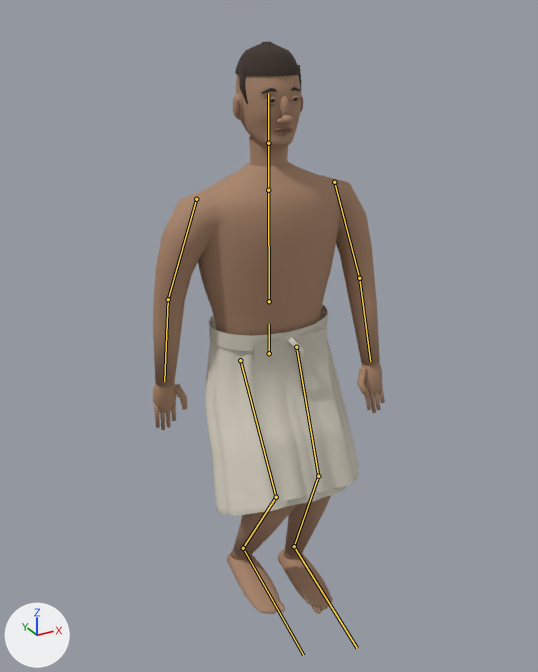
The glTF model public/models/egypt-grain-worker.glb: old version first, new version second.
Camera for both pictures: a camera (50 mm lens) standing at (-0.933, -1.694, 1.734) and looking at (0.003, 0.008, 0.883). Lighting does not change. The marker at lower left points along +X, +Y and +Z. The first picture is the older version. Both versions are drawn at frame 19 of the action 'Walk'; the numbers are the values there. The bones that change, and the others that lie on the model, are drawn over the model as lines.

In view in the first picture: 'egypt-grain-worker-plain-linen-wrap-surface', 'hair-surface.024', 'iris-surface.025', 'lip-surface.025', 'skin-surface.025'.
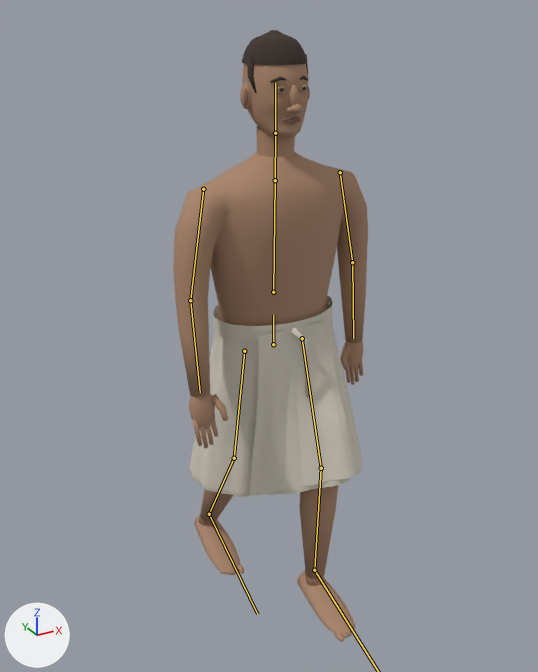
The change, as a diff of the scene's bpy script:
```diff
--- a/public/models/egypt-grain-worker.glb.py
+++ b/public/models/egypt-grain-worker.glb.py
@@ bone_hips @@
 bone_hips = bpy.data.objects['resident-rig.026'].pose.bones['hips']  # child of 'root'
-bone_hips.location = (0.0, -0.049, 0.0)
-bone_hips.rotation_quaternion = (1.0, 0.0, 0.0, 0.0)  # degrees (0, 0, 0)
+bone_hips.location = (0.015, -0.024, 0.0)
+bone_hips.rotation_quaternion = (1.0, 0.003, -0.015, 0.005)  # degrees (0, -2, 1)
@@ bone_spine @@
 bone_spine = bpy.data.objects['resident-rig.026'].pose.bones['spine']  # child of 'hips'
-bone_spine.rotation_quaternion = (1.0, -0.003, 0.0, 0.0)  # degrees (0, 0, 0)
+bone_spine.rotation_quaternion = (1.0, 0.006, 0.027, -0.005)  # degrees (1, 3, -1)
@@ bone_arml @@
 bone_arml = bpy.data.objects['resident-rig.026'].pose.bones['armL']  # child of 'spine'
-bone_arml.rotation_quaternion = (0.995, 0.096, 0.0, 0.0)  # degrees (11, 0, 0)
+bone_arml.rotation_quaternion = (-0.998, 0.052, -0.02, -0.014)  # degrees (-6, 2, 1)
@@ bone_armr @@
 bone_armr = bpy.data.objects['resident-rig.026'].pose.bones['armR']  # child of 'spine'
-bone_armr.rotation_quaternion = (0.995, -0.096, 0.0, 0.0)  # degrees (-11, 0, 0)
+bone_armr.rotation_quaternion = (0.999, 0.036, 0.015, 0.009)  # degrees (4, 2, 1)
@@ bone_thighl @@
 bone_thighl = bpy.data.objects['resident-rig.026'].pose.bones['thighL']  # child of 'hips'
-bone_thighl.rotation_quaternion = (-0.959, 0.281, 0.0, -0.001)  # degrees (-33, 0, 0)
+bone_thighl.rotation_quaternion = (-0.997, -0.077, 0.014, -0.014)  # degrees (9, -2, 2)
@@ bone_shinl @@
 bone_shinl = bpy.data.objects['resident-rig.026'].pose.bones['shinL']  # child of 'thighL'
-bone_shinl.rotation_quaternion = (0.842, 0.54, 0.002, 0.003)  # degrees (65, 0, 0)
+bone_shinl.rotation_quaternion = (0.984, 0.18, -0.002, 0.003)  # degrees (21, 0, 0)
@@ bone_footl @@
 bone_footl = bpy.data.objects['resident-rig.026'].pose.bones['footL']  # child of 'shinL'
-bone_footl.rotation_quaternion = (0.959, -0.281, 0.002, -0.001)  # degrees (-33, 0, 0)
+bone_footl.rotation_quaternion = (0.979, -0.204, 0.011, -0.004)  # degrees (-24, 1, -1)
@@ bone_thighr @@
 bone_thighr = bpy.data.objects['resident-rig.026'].pose.bones['thighR']  # child of 'hips'
-bone_thighr.rotation_quaternion = (0.984, -0.176, 0.0, 0.0)  # degrees (-20, 0, 0)
+bone_thighr.rotation_quaternion = (-0.985, 0.173, 0.015, -0.013)  # degrees (-20, -1, 2)
@@ bone_shinr @@
 bone_shinr = bpy.data.objects['resident-rig.026'].pose.bones['shinR']  # child of 'thighR'
-bone_shinr.rotation_quaternion = (0.937, 0.35, -0.001, -0.003)  # degrees (41, 0, 0)
+bone_shinr.rotation_quaternion = (0.984, 0.179, -0.003, -0.003)  # degrees (21, 0, 0)
@@ bone_footr @@
 bone_footr = bpy.data.objects['resident-rig.026'].pose.bones['footR']  # child of 'shinR'
-bone_footr.rotation_quaternion = (0.984, -0.18, -0.002, 0.001)  # degrees (-21, 0, 0)
+bone_footr.rotation_quaternion = (1.0, -0.009, 0.008, -0.002)  # degrees (-1, 1, 0)
```

Changed parts and their boxes (x1, y1, x2, y2) in the pictures (538 x 672 px):
'skin-surface.025', posed (16% narrower, 7% taller): before (153, 75, 385, 614); after (173, 64, 368, 642)
'egypt-grain-worker-plain-linen-wrap-surface', posed (12% wider): before (205, 305, 358, 516); after (190, 295, 362, 497)
'hair-surface.024', posed: before (235, 42, 301, 104); after (242, 30, 309, 93)
'lip-surface.025', posed: before (236, 96, 303, 135); after (244, 86, 310, 124)
'iris-surface.025', posed (7% narrower): before (270, 98, 298, 103); after (280, 87, 306, 92)
bone 'hips', root to tip: before (269, 353) to (269, 324); after (273, 344) to (273, 315)
bone 'spine', root to tip: before (269, 301) to (268, 190); after (273, 292) to (275, 180)
bone 'armL', root to tip: before (196, 199) to (168, 299); after (203, 189) to (190, 300)
bone 'armR', root to tip: before (334, 182) to (359, 278); after (340, 172) to (352, 262)
bone 'thighL', root to tip: before (240, 360) to (276, 497); after (244, 351) to (234, 458)
bone 'shinL', root to tip: before (276, 497) to (243, 548); after (234, 458) to (209, 514)
bone 'footL', root to tip: before (243, 548) to (303, 655); after (209, 514) to (257, 614)
bone 'thighR', root to tip: before (296, 347) to (318, 476); after (302, 338) to (321, 468)
bone 'shinR', root to tip: before (318, 476) to (294, 546); after (321, 468) to (314, 570)
